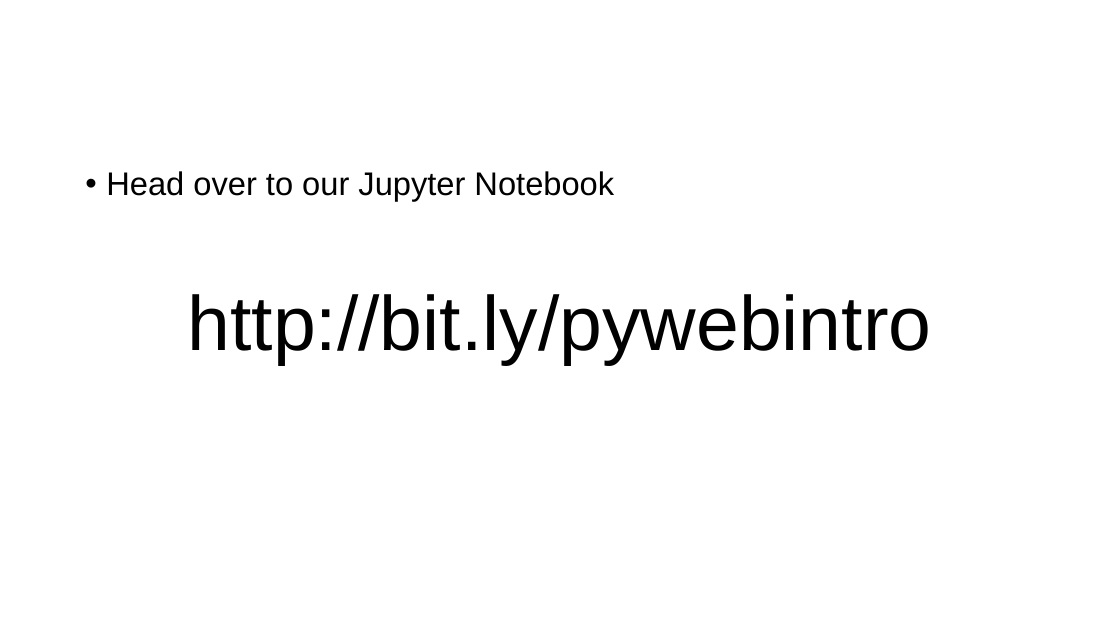
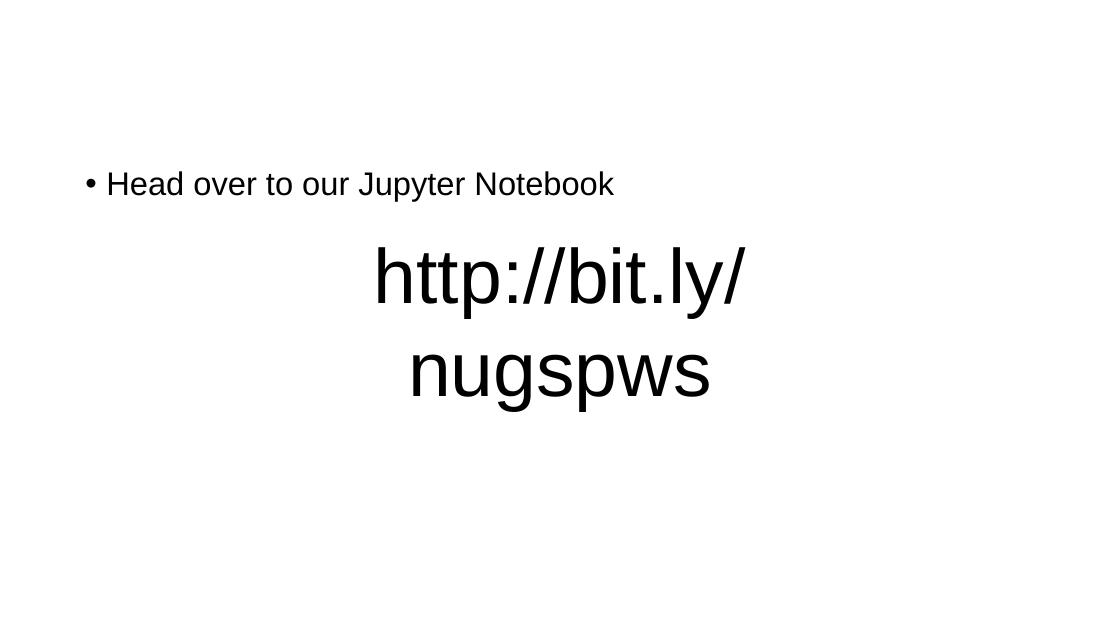
Before and after one commit to momills/python_web_scraping, a slide deck: slide 17 of 1. Python for Beginners.pptx (slide 15 before the commit). Drawn at 1120x630 pixels with LibreOffice and Linux fonts; fonts in the diff are those of the drawing. Boxes give left, top, right and bottom in pixels: in the first picture for what was removed or moved away, otherwise in the second. Text is boxed around its words. In the diff, an @@ line names an element or a change of style, - is before the commit and + after.

```diff
--- a/1. Python for Beginners.pptx
+++ b/1. Python for Beginners.pptx
@@ text at (374,247,746,411): text changed @@
-http://bit.ly/pywebintro
+http://bit.ly/nugspws
```
Also in this commit, not shown: 3 other slides changed, 2 slides added.
